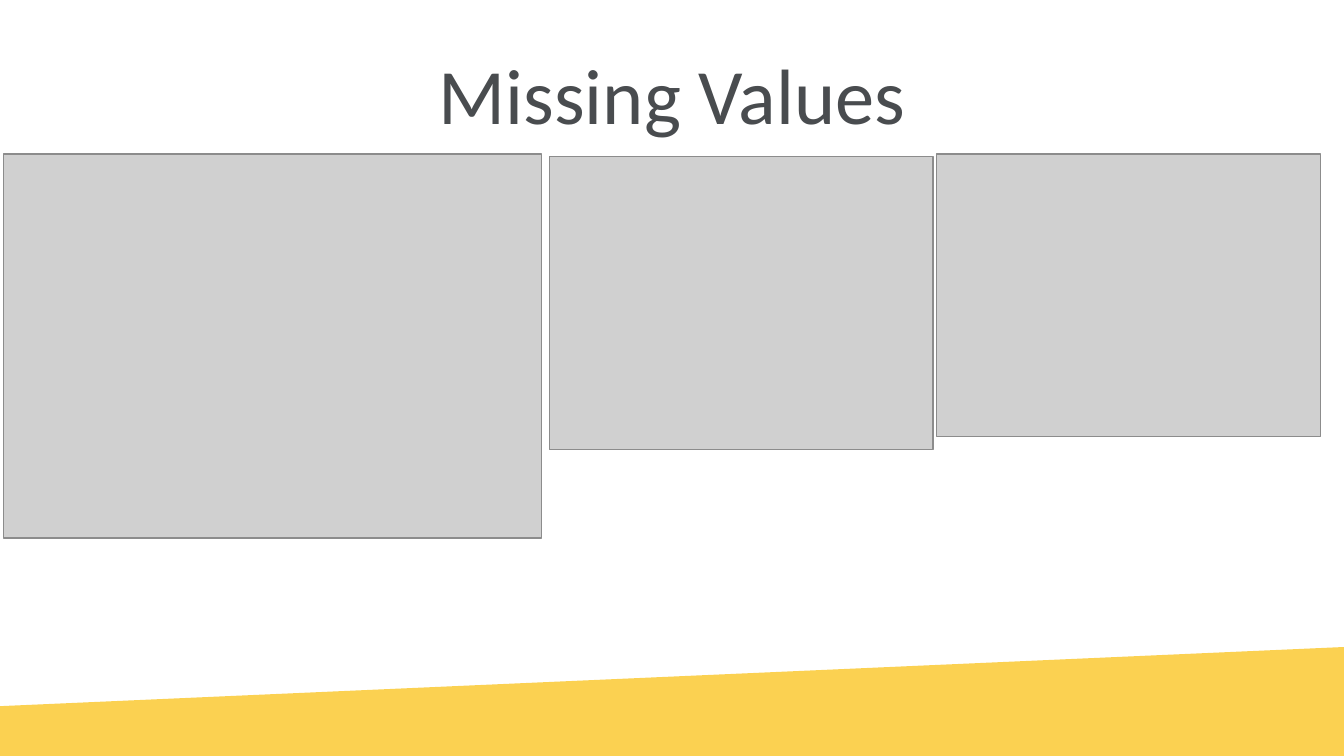
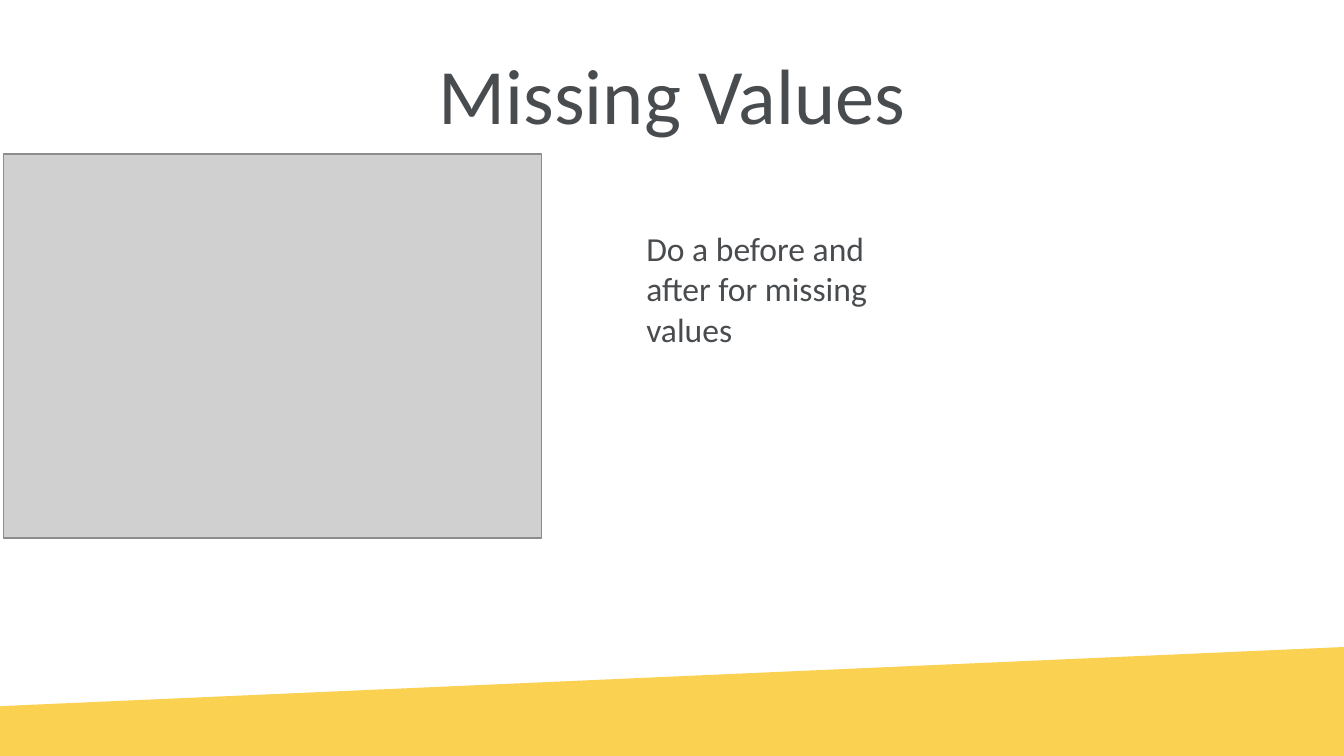
Before and after one commit to tschwebke/DDS6306-Group-Project-1, a slide deck: slide 8 of DS6306 Group Project 1.pptx. Drawn at 1344x756 pixels with LibreOffice and Linux fonts; fonts in the diff are those of the drawing; grey boxes stand for pictures; background and template pictures are left out. Boxes give left, top, right and bottom in pixels: in the first picture for what was removed or moved away, otherwise in the second. Text is boxed around its words. In the diff, an @@ line names an element or a change of style, - is before the commit and + after.

Commit message:
Update PPT v2 after meeting

```diff
--- a/DS6306 Group Project 1.pptx
+++ b/DS6306 Group Project 1.pptx
@@ picture removed at <box>548,157,933,450</box> @@
@@ picture removed at <box>935,155,1320,437</box> @@
@@ text added at <box>646,237,867,343</box>, 18 pt, text #494C4F @@
+Do a before and after for missing values
```
Also in this commit, not shown: 7 other slides changed.
